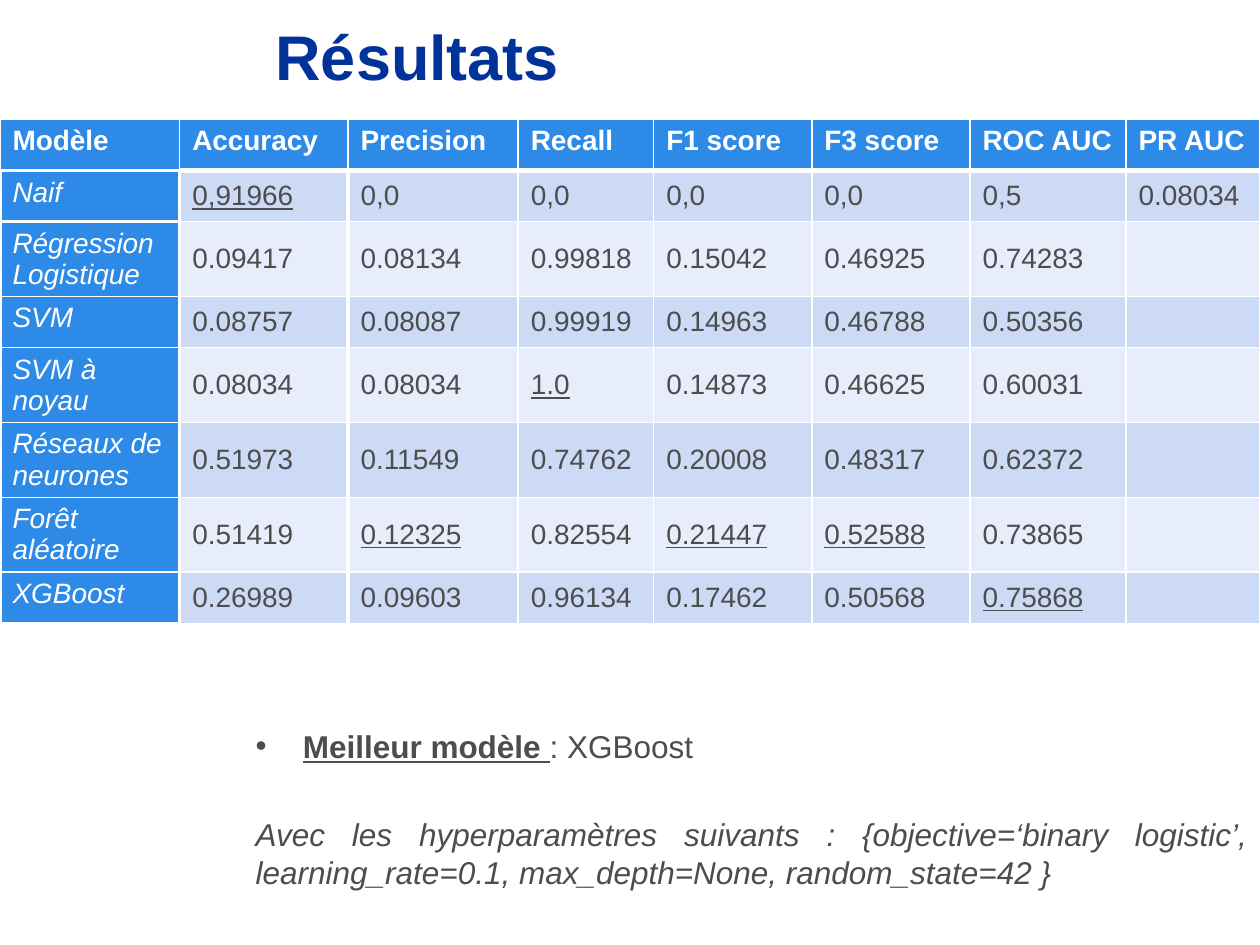
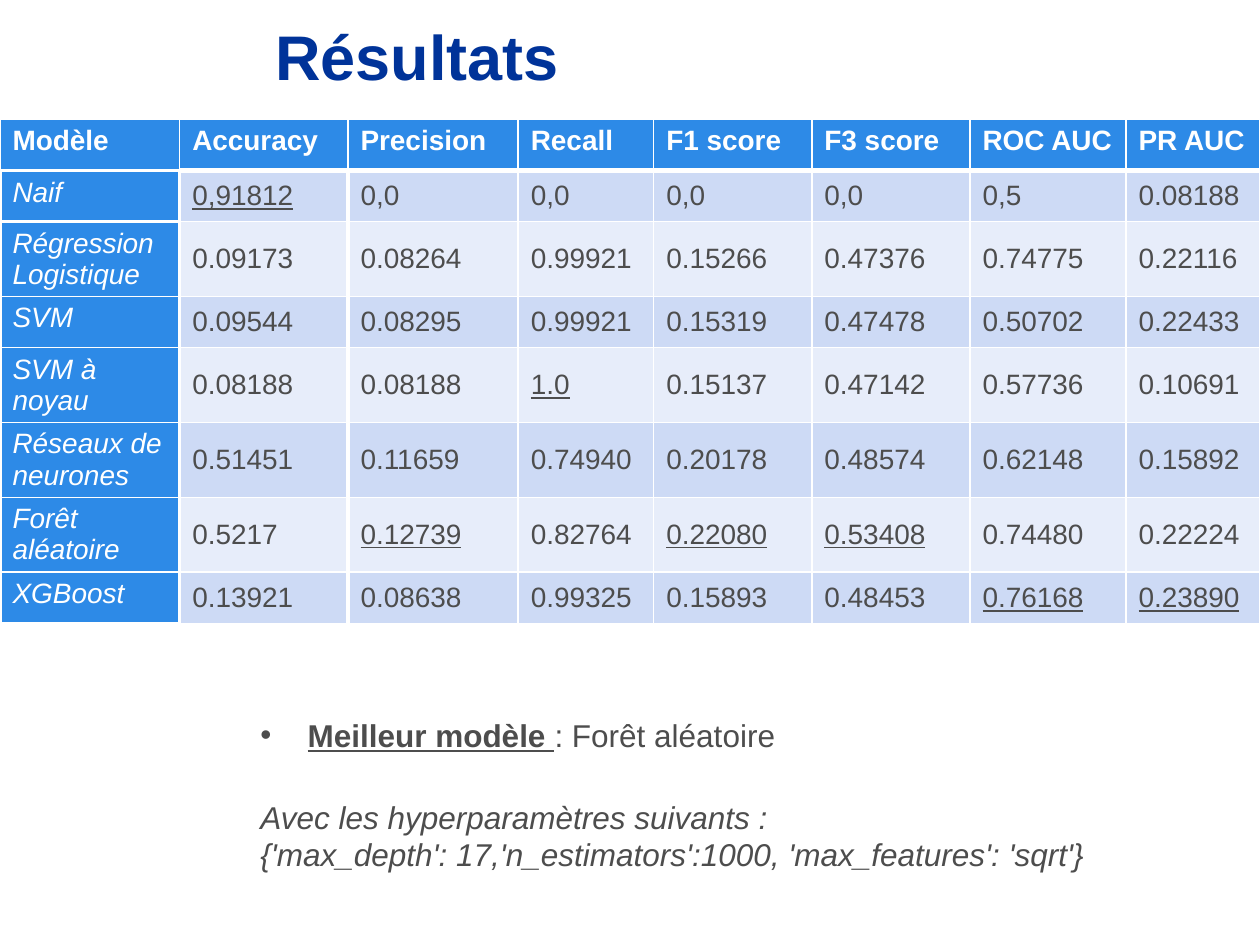
Before and after one commit to CelineLesur/OCR_IAEngineer_Projet4, a slide deck: slide 12 of LESUR_Céline_2_presentation_21062024_P4.pptx. Drawn at 1260x945 pixels with LibreOffice and Linux fonts; fonts in the diff are those of the drawing; background and template pictures are left out. Boxes give left, top, right and bottom in pixels: in the first picture for what was removed or moved away, otherwise in the second. Text is boxed around its words. In the diff, an @@ line names an element or a change of style, - is before the commit and + after.

```diff
--- a/LESUR_Céline_2_presentation_21062024_P4.pptx
+++ b/LESUR_Céline_2_presentation_21062024_P4.pptx
@@ table at box(0, 120, 1260, 616) @@
-row 2, column 2: 0,91966
+row 2, column 2: 0,91812
-row 2, column 8: 0.08034
+row 2, column 8: 0.08188
-row 3: Régression Logistique | 0.09417 | 0.08134 | 0.99818 | 0.15042 | 0.46925 | 0.74283 | 
+row 3: Régression Logistique | 0.09173 | 0.08264 | 0.99921 | 0.15266 | 0.47376 | 0.74775 | 0.22116
-row 4: SVM | 0.08757 | 0.08087 | 0.99919 | 0.14963 | 0.46788 | 0.50356 | 
+row 4: SVM | 0.09544 | 0.08295 | 0.99921 | 0.15319 | 0.47478 | 0.50702 | 0.22433
-row 5: SVM à noyau | 0.08034 | 0.08034 | 1.0 | 0.14873 | 0.46625 | 0.60031 | 
+row 5: SVM à noyau | 0.08188 | 0.08188 | 1.0 | 0.15137 | 0.47142 | 0.57736 | 0.10691
-row 6: Réseaux de neurones | 0.51973 | 0.11549 | 0.74762 | 0.20008 | 0.48317 | 0.62372 | 
+row 6: Réseaux de neurones | 0.51451 | 0.11659 | 0.74940 | 0.20178 | 0.48574 | 0.62148 | 0.15892
-row 7: Forêt aléatoire | 0.51419 | 0.12325 | 0.82554 | 0.21447 | 0.52588 | 0.73865 | 
+row 7: Forêt aléatoire | 0.5217 | 0.12739 | 0.82764 | 0.22080 | 0.53408 | 0.74480 | 0.22224
-row 8: XGBoost | 0.26989 | 0.09603 | 0.96134 | 0.17462 | 0.50568 | 0.75868 | 
+row 8: XGBoost | 0.13921 | 0.08638 | 0.99325 | 0.15893 | 0.48453 | 0.76168 | 0.23890
@@ fill #CDDAF6 to #CDDAF5 in 28 cells @@
@@ fill #E8EDFA to #E7EDFA in 21 cells @@
@@ borders changed @@
@@ text at box(260, 724, 1084, 872): text changed @@
-• Meilleur modèle : XGBoost
-Avec les hyperparamètres suivants : {objective=‘binary logistic’, learning_rate=0.1, max_depth=None, random_state=42 }
+• Meilleur modèle : Forêt aléatoire
+Avec les hyperparamètres suivants :
+{'max_depth': 17,'n_estimators':1000, 'max_features': 'sqrt'}
```
Also in this commit, not shown: 4 other slides changed.
